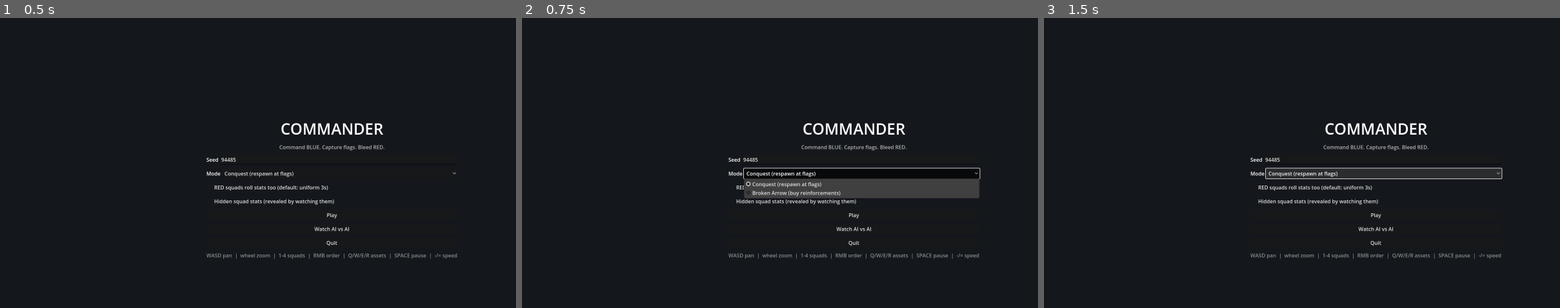
Above: before the commit, frames 1-3 (left to right).
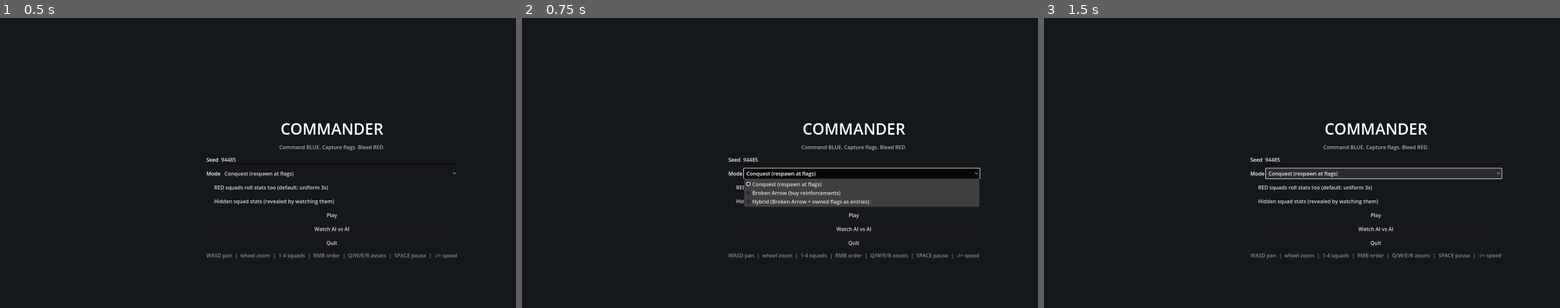
Above: after the commit, the same moments.

Repository: phd1992/bf2-commander
Game: Godot game, scene res://scenes/main.tscn
Two runs of this game, one before a commit and one after it. Both use one fixed random seed, a clock stepped at 60 frames per second and the inputs below.
Inputs:
- Up to frame 1 (0.5 s): no input
- Up to frame 2 (0.75 s): click "Conquest (respawn at flags)" at 0.5 s
- Up to frame 3 (1.5 s): click "Conquest (respawn at flags)" at 1.25 s

Frame 1 is identical in both runs. In frame 2, 1.3% of the frame differs, in the area x 43-89%, y 62-66%; in frame 3, nothing differs.

Commit message:
Phase 2.4: Hybrid spawn mode
Broken Arrow economics and edge entries plus every owned flag as a forward
entry point; entry list is dynamic in the purchase panel and for the AI.
Third mode on the menu and --hybrid / --mode hybrid switches. Tests.

Co-Authored-By: Claude Fable 5.1 <noreply@anthropic.com>
Claude-Session: https://claude.ai/code/session_01CWssav9aYDVYeDeoHepcq3

Diff:
--- a/scenes/main.gd
+++ b/scenes/main.gd
@@ -14,7 +14,11 @@
 	var args := OS.get_cmdline_user_args()
 	var autoplay := "--autoplay" in args
 	var ai := "--ai" in args
-	var mode := "BROKEN_ARROW" if "--broken-arrow" in args else "CONQUEST"
+	var mode := "CONQUEST"
+	if "--broken-arrow" in args:
+		mode = "BROKEN_ARROW"
+	elif "--hybrid" in args:
+		mode = "HYBRID"
 	var red_rolled := "--red-rolled" in args
 	var hidden := "--hidden-stats" in args
 	var seed := randi() % 100000
--- a/scripts/ai/commander_ai.gd
+++ b/scripts/ai/commander_ai.gd
@@ -220,8 +220,8 @@
 	for s in w.squads_of(team):
 		if s.is_wiped() and ba.can_afford(team, Balance.BA_COST_SQUAD):
 			# enter at the point nearest the closest non-own flag
-			var pts: Array = w.entry_points[team]
-			var best_i := 1
+			var pts: Array = ba.entries(team)
+			var best_i := mini(1, pts.size() - 1)
 			var best_d := 1.0e9
 			var targets := _non_own_flags(w)
 			for i in pts.size():
--- a/scripts/core/world.gd
+++ b/scripts/core/world.gd
@@ -71,6 +71,8 @@
 	spawn_mode = mode
 	if mode == "BROKEN_ARROW":
 		spawn_policy = SpawnBrokenArrow.new(self)
+	elif mode == "HYBRID":
+		spawn_policy = SpawnHybrid.new(self)
 	else:
 		spawn_policy = SpawnConquest.new(self)
 
--- a/scripts/game/spawn_broken_arrow.gd
+++ b/scripts/game/spawn_broken_arrow.gd
@@ -12,12 +12,25 @@
 var purchases := { Balance.Team.BLUE: 0, Balance.Team.RED: 0 }
 
 
-## Entry points are the spawn points in this mode.
-func get_spawn_points(team: int) -> Array[Vector2i]:
+## Cells a team may buy reinforcements at. Hybrid mode overrides this.
+func entries(team: int) -> Array[Vector2i]:
 	var out: Array[Vector2i] = []
 	for c in world.entry_points[team]:
 		out.append(c)
 	return out
+
+
+## Display names matching entries(), same order.
+func entry_names(team: int) -> Array:
+	var out: Array = []
+	for i in entries(team).size():
+		out.append(Balance.BA_ENTRY_NAMES[i] if i < Balance.BA_ENTRY_NAMES.size() else "Entry %d" % (i + 1))
+	return out
+
+
+## Entry points are the spawn points in this mode.
+func get_spawn_points(team: int) -> Array[Vector2i]:
+	return entries(team)
 
 
 ## No flags to choose from: the purchase panel replaces the selector.
@@ -34,7 +47,7 @@
 
 
 func set_preferred_spawn(s: Squad, cell: Vector2i) -> void:
-	var pts: Array = world.entry_points[s.team]
+	var pts := entries(s.team)
 	for i in pts.size():
 		if pts[i] == cell:
 			entry_choice[s] = i
@@ -66,7 +79,7 @@
 		return false
 	if entry_index < 0:
 		entry_index = entry_index_for(s)
-	var pts: Array = world.entry_points[s.team]
+	var pts := entries(s.team)
 	if pts.is_empty():
 		return false
 	entry_index = clampi(entry_index, 0, pts.size() - 1)
@@ -86,7 +99,7 @@
 	var cost: float = Balance.BA_COST_VEHICLE[vtype]
 	if not can_afford(team, cost):
 		return null
-	var pts: Array = world.entry_points[team]
+	var pts := entries(team)
 	if pts.is_empty():
 		return null
 	entry_index = clampi(entry_index, 0, pts.size() - 1)
--- /dev/null
+++ b/scripts/game/spawn_hybrid.gd
@@ -0,0 +1,24 @@
+class_name SpawnHybrid
+extends SpawnBrokenArrow
+## Hybrid mode (Section 19.4): Broken Arrow economics and entry points, plus
+## every owned capturable flag as a forward entry point.
+
+
+func entries(team: int) -> Array[Vector2i]:
+	var out := super.entries(team)
+	for f in world.flags:
+		if not f.is_hq and f.owner == team:
+			out.append(f.centre)
+	return out
+
+
+func entry_names(team: int) -> Array:
+	var out: Array = super.entry_names(team)
+	# super() named the edge entries; the rest are flags, in the same order
+	var flags_named := 0
+	for f in world.flags:
+		if not f.is_hq and f.owner == team:
+			var i: int = world.entry_points[team].size() + flags_named
+			out[i] = "Flag " + f.name
+			flags_named += 1
+	return out
--- /dev/null
+++ b/tests/test_hybrid.gd
@@ -0,0 +1,50 @@
+extends TestCase
+## Phase 2.4: hybrid mode = Broken Arrow entries plus owned flags as entries.
+
+const B := Balance.Team.BLUE
+const R := Balance.Team.RED
+
+
+func test_owned_flags_become_entries() -> void:
+	var w := World.new()
+	w.setup(5)
+	w.set_spawn_mode("HYBRID")
+	var hy: SpawnHybrid = w.spawn_policy
+	check_eq(hy.entries(B).size(), 3, "only the three edge entries at the start")
+	check_eq(hy.entry_names(B), ["North", "Centre", "South"], "edge entry names")
+	var a := w.flag_by_name("A")
+	var c := w.flag_by_name("C")
+	a.owner = B
+	c.owner = B
+	check_eq(hy.entries(B).size(), 5, "two owned flags added as entries")
+	check_eq(hy.entries(B)[3], a.centre, "A is the fourth entry")
+	check_eq(hy.entry_names(B)[4], "Flag C", "flag entries are named")
+	check_eq(hy.entries(R).size(), 3, "RED has no extra entries")
+	# buy a squad at the forward entry
+	var s := w.squads_of(B)[0]
+	for m in s.members:
+		w.kill_member(m)
+	hy.points[B] = 100.0
+	check(hy.buy_squad(s, 4), "bought at flag C")
+	for m in s.members:
+		check(m.pos.distance_to(c.centre_pos()) <= 4.0, "member entered at C")
+	# losing the flag removes the entry
+	c.owner = R
+	check_eq(hy.entries(B).size(), 4, "C no longer an entry for BLUE")
+	check_eq(hy.entries(R).size(), 4, "but it is one for RED now")
+	# income still counts flags as in Broken Arrow
+	check_near(hy.income_per_min(B), 12.0, 0.001, "10 + 2 per owned flag")
+
+
+func test_hybrid_match_runs() -> void:
+	var w := World.new()
+	w.setup(6)
+	w.set_spawn_mode("HYBRID")
+	w.configure_match(true)
+	for i in 1800:
+		w.step(Balance.TICK)
+		w.events.clear()
+	check(not w.game_over or w.winner != Balance.Team.NONE or true, "3 minutes of hybrid AI vs AI ran without error")
+	var purchases: int = w.spawn_policy.purchases[B] + w.spawn_policy.purchases[R]
+	check(w.flag_count(B) + w.flag_count(R) > 0, "flags changed hands")
+	print("    hybrid 3 min: flags B %d / R %d, purchases %d, kills %d" % [w.flag_count(B), w.flag_count(R), purchases, w.match_stats["kills"][B] + w.match_stats["kills"][R]])
--- a/ui/hud.gd
+++ b/ui/hud.gd
@@ -13,6 +13,7 @@
 var _shop_points: Label
 var _shop_entry: OptionButton
 var _shop_buttons := {}         # vtype -> Button
+var _shop_entry_names: Array = []
 var _game: Node2D
 var _units_layer: Node2D
 
@@ -270,6 +271,14 @@
 	var ba: SpawnBrokenArrow = w.spawn_policy
 	_shop.visible = true
 	_shop_points.text = "Reinforcements: %d pts  (+%.0f/min)" % [int(ba.points[Sim.player_team]), ba.income_per_min(Sim.player_team)]
+	var names: Array = ba.entry_names(Sim.player_team)
+	if names != _shop_entry_names:
+		var keep := _shop_entry.selected
+		_shop_entry.clear()
+		for n in names:
+			_shop_entry.add_item(n)
+		_shop_entry.select(clampi(keep, 0, maxi(names.size() - 1, 0)))
+		_shop_entry_names = names
 	for vtype in _shop_buttons.keys():
 		_shop_buttons[vtype].disabled = not ba.can_afford(Sim.player_team, Balance.BA_COST_VEHICLE[vtype])
 
--- a/ui/main_menu.gd
+++ b/ui/main_menu.gd
@@ -52,6 +52,7 @@
 	_mode = OptionButton.new()
 	_mode.add_item("Conquest (respawn at flags)")
 	_mode.add_item("Broken Arrow (buy reinforcements)")
+	_mode.add_item("Hybrid (Broken Arrow + owned flags as entries)")
 	_mode.size_flags_horizontal = Control.SIZE_EXPAND_FILL
 	mode_row.add_child(_mode)
 	box.add_child(mode_row)
@@ -87,7 +88,10 @@
 
 
 func _mode_name() -> String:
-	return "BROKEN_ARROW" if _mode.selected == 1 else "CONQUEST"
+	match _mode.selected:
+		1: return "BROKEN_ARROW"
+		2: return "HYBRID"
+	return "CONQUEST"
 
 
 func _seed() -> int:
Not shown, added: scripts/game/spawn_hybrid.gd.uid
Not shown, added: tests/test_hybrid.gd.uid
Not shown, changed: DECISIONS.md
Not shown, changed: PROGRESS.md
Not shown, changed: README.md
